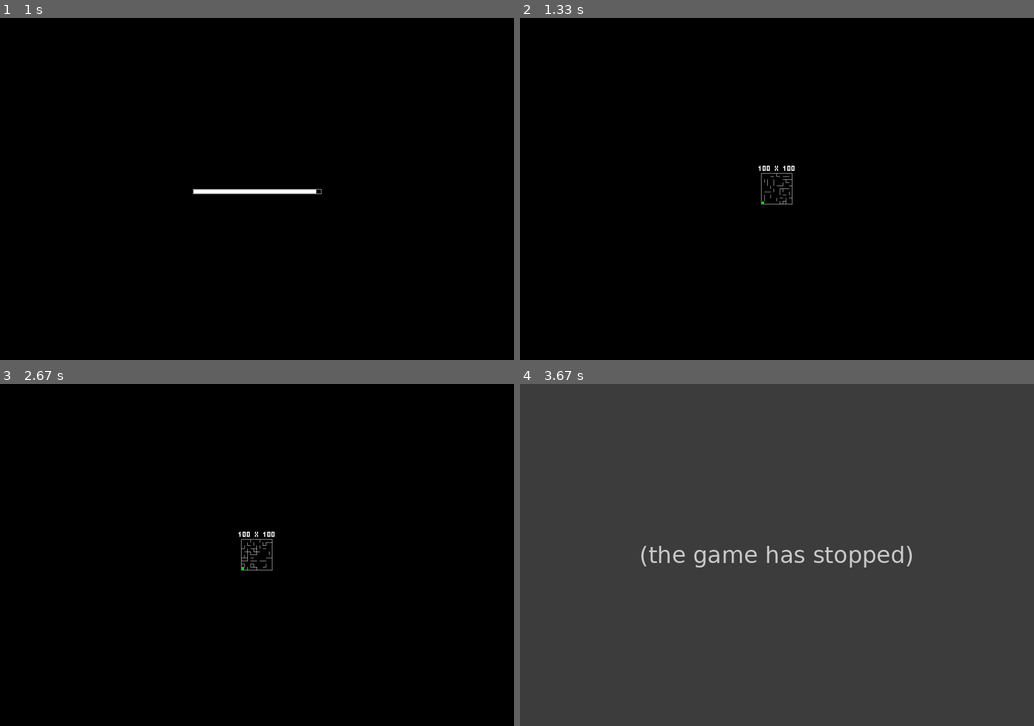
Above: before the commit, frames 1-4 (two rows, left to right).
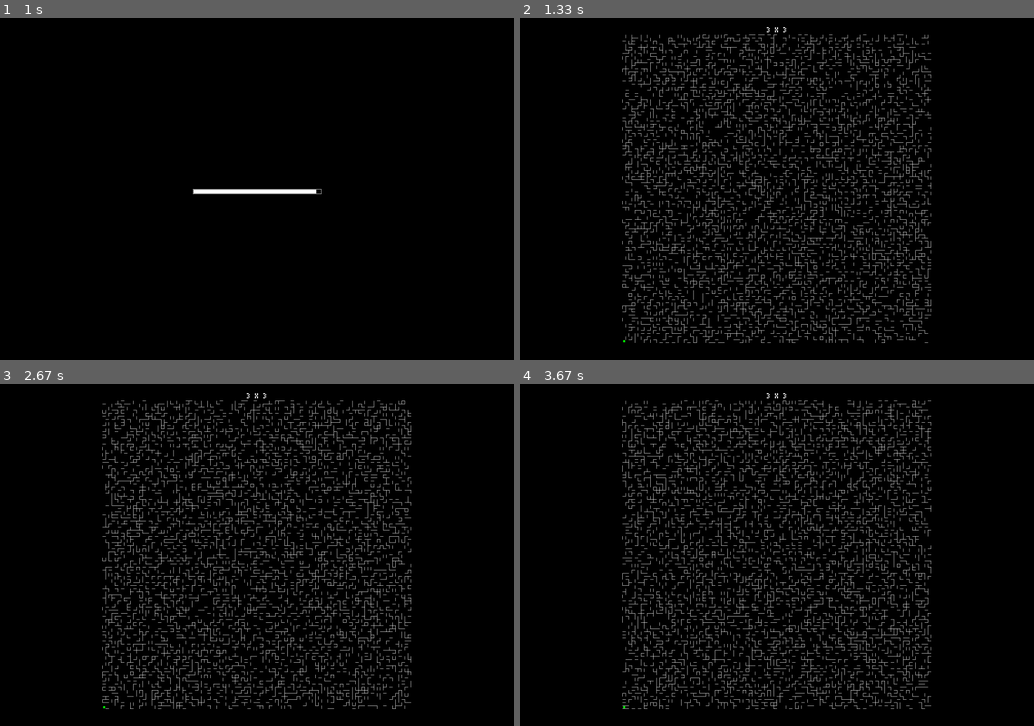
Above: after the commit, the same moments.

Repository: AlexanderNoles/NEA
Game: pygame game, started from MazeRenderer 2.0.py
The game is run twice, just before and just after one commit, with the same random seed, the same clock (stepped at 60 frames per second) and the same inputs.
Inputs:
- Up to frame 1 (1 s): hold E 0.33-0.8 s; hold Right 0.33-0.8 s
- Up to frame 2 (1.33 s): no input
- Up to frame 3 (2.67 s): hold Up 1.33-1.8 s; tap E at 2.33 s
- Up to frame 4 (3.67 s): tap E at 2.67 s; hold Down from 3.57 s (still down)

Frame 1 is identical in both runs. In frame 2, 7.9% of the frame differs, in the area x 19-80%, y 2-95%; in frame 3, 7.9%; in frame 4, 98%, in the area x 0-100%, y 0-100%.
Error before the commit: IndexError: list index out of range (MazeRenderer 2.0.py line 127); the game stopped at 3.57 s (later frames are placeholders)

Commit message:
Maze Generation Partially complete

Diff:
--- a/MazeGenerationNew.py
+++ b/MazeGenerationNew.py
@@ -15,14 +15,122 @@
             maze_array[x].append([random.choice(temp_list),random.choice(temp_list),random.choice(temp_list),random.choice(temp_list)])
     return maze_array
 
-def generate_walled_maze(width,height):
+def generate_walled_maze(width,height,max_weight): #Very similar to Kruskal's Algorithim as outlined in the book "Mazes for Programmers"
     #Intialize the array
     maze_array = []
     for x in range(0,width):
         maze_array.append([])
         for y in range(0,height):
             maze_array[x].append([1,1,1,1]) #Add a blank cell with all four walls
-    #Alter the array to make a maze
-    #The algorithim used should move through the cells at random removing walls untill every cell has been visited
-    #To decide whether a wall is removed check whether a cell has already been connected to one/two other cells
+    weight_group_array = []
+    for x in range(0,width):
+        weight_group_array.append([])
+        for y in range(0,height):
+            weight_group_array[x].append([random.randint(1,max_weight),random.randint(1,max_weight),random.randint(1,max_weight),random.randint(1,max_weight),0])
+    group_designation = 1
+    temp_list_empty = False
+    n = 1
+    while not all_in_one_group(weight_group_array,height,width) or not temp_list_empty:
+        temp_list = lowest_values_pos(weight_group_array,width,height,max_weight+1)
+        #for x in range(0,width):
+            #for y in range(0,height):
+                #for i in range(0,4):
+                    #if [x,y,i] in temp_list:
+                        #(weight_group_array[x][y])[i] = max_weight+2
+        if temp_list == []:
+            temp_list_empty = True
+        else:
+            dict_one = {
+                0:[-1,0,1],
+                1:[1,0,0],
+                2:[0,1,3],
+                3:[0,-1,2]
+                }
+            for pos in temp_list:
+                print(pos)
+                can_connect = True
+                difference = dict_one[pos[2]]
+                current_pos_group = (weight_group_array[pos[0]][pos[1]])[4]
+                try:
+                    if pos[0]+difference[0] == -1 or pos[1]+difference[1] == -1:
+                        print("error?")
+                        error = pos[100]
+                    connected_pos_group = (weight_group_array[pos[0]+difference[0]][pos[1]+difference[1]])[4]
+                    print(difference)
+                    if current_pos_group == 0:
+                        if connected_pos_group == 0:
+                            (weight_group_array[pos[0]][pos[1]])[4] = group_designation
+                            (weight_group_array[pos[0]+difference[0]][pos[1]+difference[1]])[4] = group_designation
+                            group_designation += 1
+                        else:
+                            (weight_group_array[pos[0]][pos[1]])[4] = (weight_group_array[pos[0]+difference[0]][pos[1]+difference[1]])[4]
+                    else:
+                        if current_pos_group == connected_pos_group:
+                            can_connect = False
+                        elif connected_pos_group == 0:
+                            (weight_group_array[pos[0]+difference[0]][pos[1]+difference[1]])[4] = current_pos_group
+                        elif connected_pos_group != 0:
+                            group_pos = get_all_in_group(weight_group_array,width,height,connected_pos_group)
+                            for pos2 in group_pos:
+                                (weight_group_array[pos2[0]][pos2[1]])[4] = current_pos_group
+                    if(can_connect):
+                        (maze_array[pos[0]][pos[1]])[pos[2]] = 0
+                        (maze_array[pos[0]+difference[0]][pos[1]+difference[1]])[difference[2]] = 0
+                        print("confirm")
+                    (weight_group_array[pos[0]][pos[1]])[pos[2]] = max_weight+2
+                    (weight_group_array[pos[0]+difference[0]][pos[1]+difference[1]])[difference[2]] = max_weight+2
+                except IndexError:
+                    print("error")
+                    (weight_group_array[pos[0]][pos[1]])[pos[2]] = max_weight+2
+                    if (weight_group_array[pos[0]][pos[1]])[4] == 0:
+                        (weight_group_array[pos[0]][pos[1]])[4] = group_designation
+                        group_designation += 1
+                print(maze_array)
+                print("")
+                print(weight_group_array)
+                print(n)
+                n += 1
+                print("")
+                print("")
     return maze_array
+
+def get_all_in_group(wg_array,width,height,group):
+    temp_array = []
+    for x in range(0,width):
+        for y in range(0,height):
+            if (wg_array[x][y])[4] == group:
+                temp_array.append([x,y])
+    print("Temp Array: " , temp_array)
+    print(group)
+    return temp_array
+
+
+def all_in_one_group(wg_array,height,width):
+    returned = True
+    first_group = "null"
+    for x in range(0,width):
+        for y in range(0,height):
+            temp = (wg_array[x][y])[4]
+            if first_group == "null":
+                first_group = temp
+            if temp != first_group or temp == 0:
+                returned = False
+    #print(first_group)
+    #print("")
+    return returned
+
+def lowest_values_pos(wg_array,width,height,compared_to):
+    temp_list = []
+    for x in range(0,width):
+        for y in range(0,height):
+            for i in range(0,4):
+                if wg_array[x][y][i] < compared_to:
+                    compared_to = wg_array[x][y][i]
+                    temp_list = []
+                    temp_list.append([x,y,i])
+                elif wg_array[x][y][i] == compared_to:
+                    temp_list.append([x,y,i])
+    return temp_list
+
+
+#generate_walled_maze(10,10,100)
--- a/MazeRenderer 2.0.py
+++ b/MazeRenderer 2.0.py
@@ -63,12 +63,12 @@
                     first_frame = True
                     screen.fill(default)
                     from MazeGenerationNew import generate_random_walls
-                    maze_data = generate_random_walls(10,10)
+                    maze_data = generate_random_walls(100,100)
                 #Checks to make sure player can't go outside the maze
                 if position_set_to[0] + add_to_x < 0 or position_set_to[0] + add_to_x > len(maze_data[0])-1:
                     add_to_x = 0
                     check_walls = False
-                if position_set_to[1] + add_to_y < 0 or position_set_to[1] + add_to_y > len(maze_data):
+                if position_set_to[1] + add_to_y < 0 or position_set_to[1] + add_to_y > len(maze_data)-1:
                     add_to_y = 0
                     check_walls = False
                 #Checks to see if there is a wall in the players way
@@ -95,7 +95,9 @@
             if first_frame == True:
                 first_frame = False
                 generated_data = draw_maze([width,height],cube_size,screen,maze_data)
+                #Create Title
                 text(title,3,[0,(((len(maze_data) * (cube_size-1))+1)/2)+15],white,screen,[width,height])
+                #Instantiate Player
                 player_pos = draw_player(maze_data,generated_data[0],generated_data[1],cube_size,screen,[width,height],[0,len(maze_data)-1],True)
                 position_set_to = player_pos
             else:
@@ -145,7 +147,7 @@
         offsety += cube_size-1
         offsetx = 0
     #Maze Shell#
-    draw_rectangle([(0-maze_height/2),(0-maze_width/2)],maze_height,maze_width,False,white,screen,window_dimensions,[1,1,1,1])
+    #draw_rectangle([(0-maze_height/2),(0-maze_width/2)],maze_height,maze_width,False,white,screen,window_dimensions,[1,1,1,1])
     return [maze_width,maze_height,]
 
 def draw_player(maze_data,maze_height,maze_width,cube_size,screen,window_dimensions,new_pos,first_pos,*args): #Draws the player in the center of a square, indicated by x and y coordinates
@@ -170,8 +172,8 @@
     #Draw actual progress
     draw_rectangle([int(center[0]-width/2)+2,center[1]+2],int((width-4)*progress),11,True,white,screen,window_dimensions)
 
-def text(text,text_size,offset,colour,screen,window_dimensions): #Draws entered text on screen in the font defined in 'font.txt', by default it is drawn in the center, however, this can be altered by entering an offset
-    text_dict = {
+def text(text,text_size,offset,colour,screen,window_dimensions):        #Draws entered text on screen in the font defined in 'font.txt', by default it is drawn in the center, however, this can be altered by entering an offset
+    text_dict = {                                                       #if border is true a border filling the screen horizontally will be made alongside it
         "a":0,"A":0,"b":1,"B":1,"c":2,"C":2,"d":3,"D":3,"e":4,"E":4,
         "f":5,"F":5,"g":6,"G":6,"h":7,"H":7,"i":8,"I":8,"j":9,"J":9,
         "k":10,"K":10,"l":11,"L":11,"m":12,"M":12,"n":13,"N":13,"o":14,"O":14,
@@ -248,6 +250,12 @@
     word = word.replace("\n","")
     return [int(char) for char in word]
 
-from MazeGenerationNew import generate_random_walls
-maze_data = generate_random_walls(100,100)
-play_maze(1500,1000,"100 x 100",maze_data)
+def pythag(a,b):
+    return ((a*a)+(b*b))**0.5
+
+maze_width = 3
+maze_height = 3
+from MazeGenerationNew import generate_walled_maze
+maze_data = generate_walled_maze(maze_height,maze_width,100)
+#maze_data = generate_random_walls(maze_height,maze_width)
+play_maze(1500,1000,(str(maze_height) + " x " + str(maze_width)),maze_data)
--- a/font.txt
+++ b/font.txt
@@ -11,7 +11,7 @@
 101 101 110 101 101
 100 100 100 100 111
 10001 11011 10101 10001 10001
-101 111 111 101 101
+1001 1101 1011 1001 1001
 111 101 101 101 111
 111 101 111 100 100
 111 101 101 111 001
@@ -26,7 +26,7 @@
 111 001 010 100 111
 000 000 000 000 000
 010 110 010 010 010
-010 101 001 010 111
+111 101 001 010 111
 110 001 010 001 110
 101 101 111 001 001
 111 100 111 001 110
